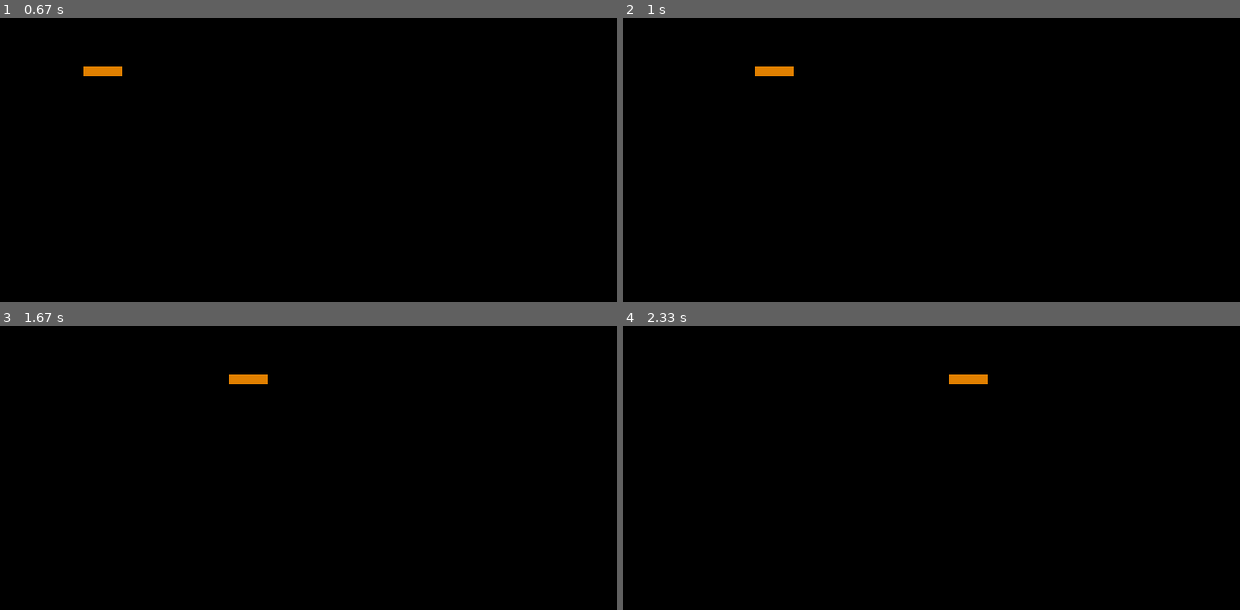
Above: before the commit, frames 1-4 (two rows, left to right).
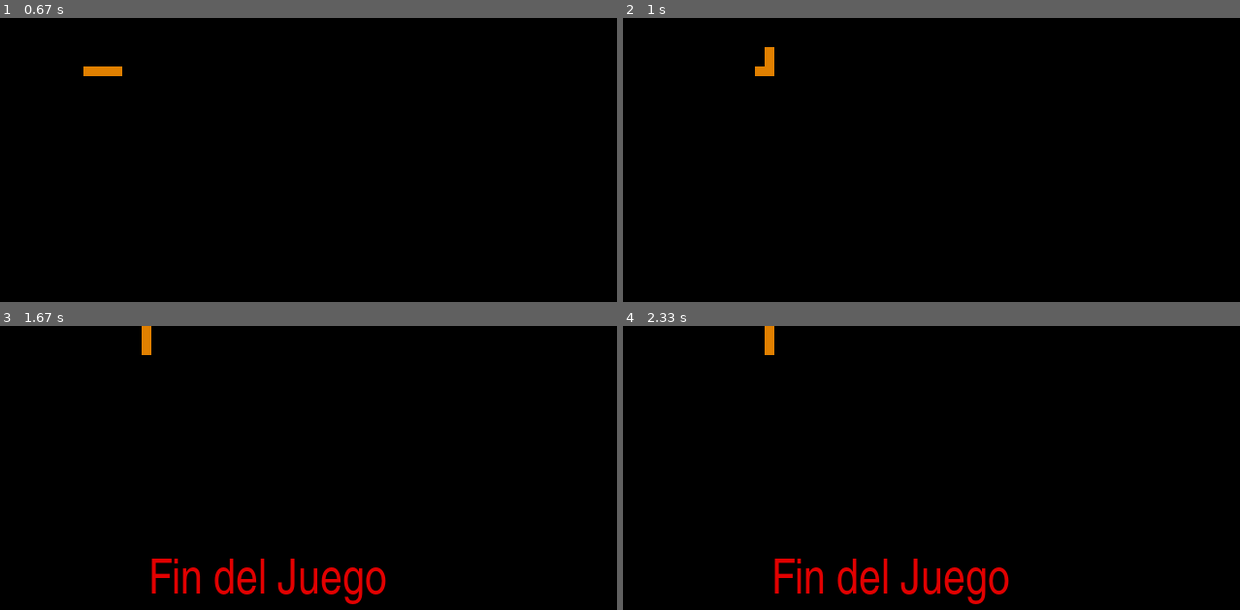
Above: after the commit, the same moments.

Repository: SanDaws/Estructura-de-datos
Game: pygame game, started from Trabajos/Trabajo1/culebrita.py
Two runs of this game, one before a commit and one after it. Both use one fixed random seed, a clock stepped at 60 frames per second and the inputs below.
Inputs:
- Up to frame 1 (0.67 s): hold D from 0.33 s (still down)
- Up to frame 2 (1 s): release D at 0.8 s; hold W from 0.83 s (still down)
- Up to frame 3 (1.67 s): release W at 1.3 s
- Up to frame 4 (2.33 s): no input

Frame 1 is identical in both runs. In frame 2, 0.2% of the frame differs, in the area x 22-28%, y 10-21%; in frame 3, 2.1%, in the area x 22-63%, y 0-98%; in frame 4, 2.1%.

Commit message:
MOVIMIENTO CORRECCION

Diff:
--- a/Trabajos/Trabajo1/culebrita.py
+++ b/Trabajos/Trabajo1/culebrita.py
@@ -46,16 +46,16 @@
 cambia_a=direccion
 
 while True:
-    for event in pygame.event.get():# esto muestra el movimiento (vere si lo puedo optimizar)
-        if event.type==pygame.K_s:
+    for event in pygame.event.get():  # esto muestra el movimiento (vere si lo puedo optimizar)
+        if event.type== pygame.KEYDOWN:
             if event.key== pygame.K_d:
-                cambia_a='right'
+                cambia_a= 'right'
             if event.key== pygame.K_a:
-                cambia_a='left'
+                cambia_a= 'left'
             if event.key== pygame.K_w:
-                cambia_a='up'
+                cambia_a= 'up'
             if event.key== pygame.K_s:
-                cambia_a='down'
+                cambia_a= 'down'
         #evita la mezcla de 2 botones a oprimirce juntos se anulen          uno anula al otro
     if cambia_a =='up' and direccion != 'down': direccion= 'up'
     if cambia_a =='down' and direccion != 'up': direccion= 'down'
